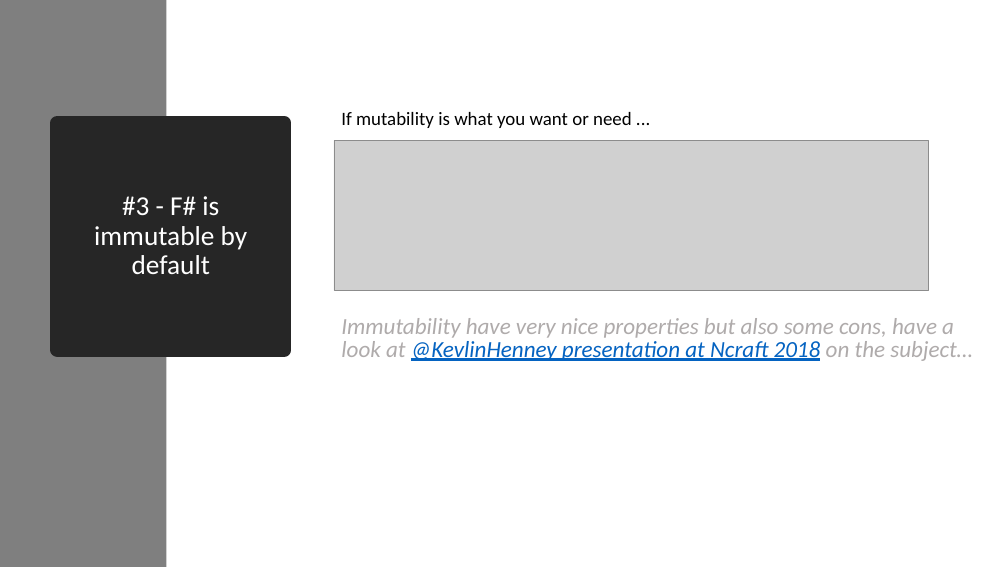
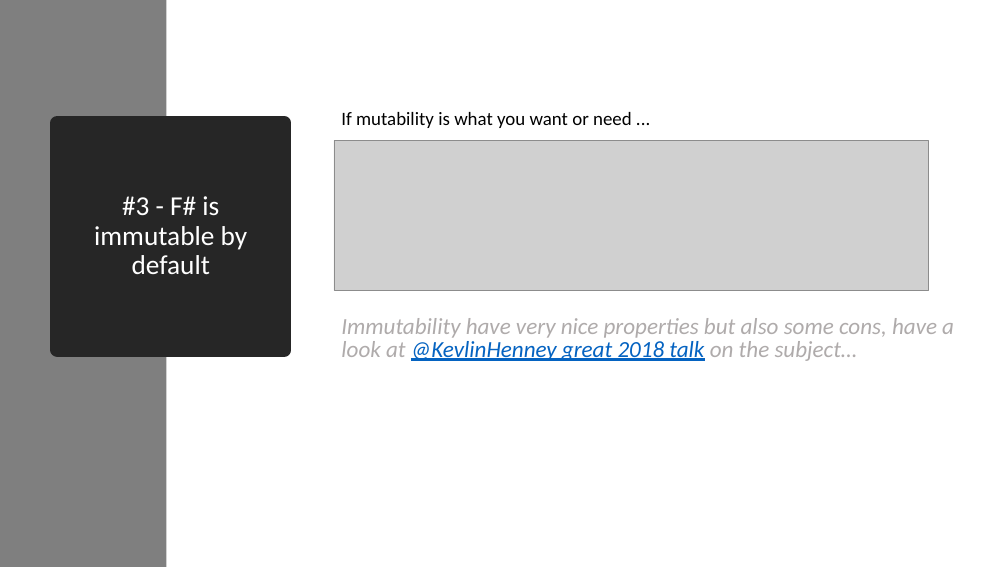
Before and after one commit to essic/prez-why-fsharp, a slide deck: slide 24 of WhyFSharp.pptx. Drawn at 1008x567 pixels with LibreOffice and Linux fonts; fonts in the diff are those of the drawing; grey boxes stand for pictures. Boxes give left, top, right and bottom in pixels: in the first picture for what was removed or moved away, otherwise in the second. Text is boxed around its words. In the diff, an @@ line names an element or a change of style, - is before the commit and + after.

```diff
--- a/WhyFSharp.pptx
+++ b/WhyFSharp.pptx
@@ text at (341, 318, 954, 361): text changed @@
-Immutability have very nice properties but also some cons, have a look at @KevlinHenney presentation at Ncraft 2018 on the subject…
+Immutability have very nice properties but also some cons, have a look at @KevlinHenney great 2018 talk on the subject…
```
Also in this commit, not shown: 10 other slides changed, 1 slide removed, 1 other file.
